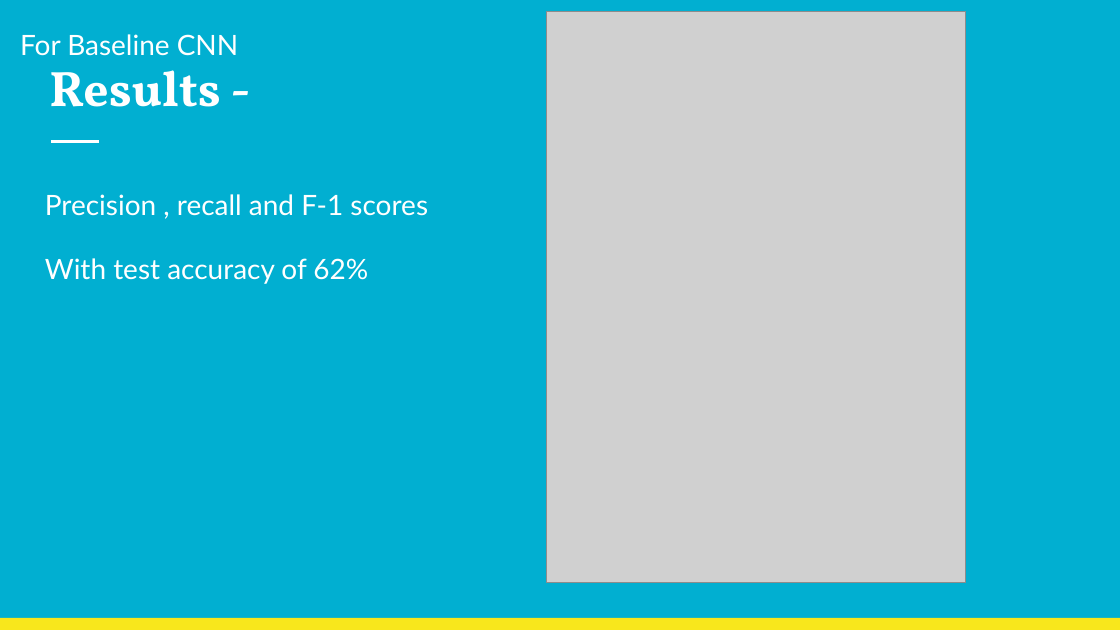
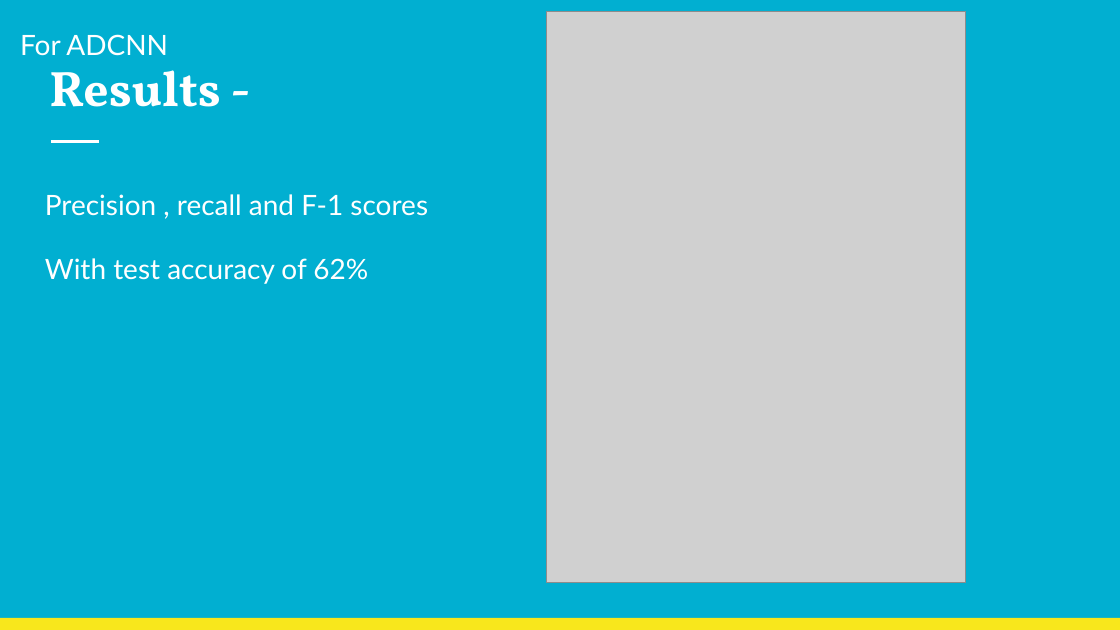
Before and after one commit to shourya1705/NNFL, a slide deck: slide 20 of Neural Network and Fuzzy Logic Paper Presentation.pptx. Drawn at 1120x630 pixels with LibreOffice and Linux fonts; fonts in the diff are those of the drawing; grey boxes stand for pictures. Boxes give left, top, right and bottom in pixels: in the first picture for what was removed or moved away, otherwise in the second. Text is boxed around its words. In the diff, an @@ line names an element or a change of style, - is before the commit and + after.

```diff
--- a/Neural Network and Fuzzy Logic Paper Presentation.pptx
+++ b/Neural Network and Fuzzy Logic Paper Presentation.pptx
@@ text at (20,34,168,56): text changed @@
-For Baseline CNN
+For ADCNN
```
Also in this commit, not shown: 1 other slide changed, 1 other file.
